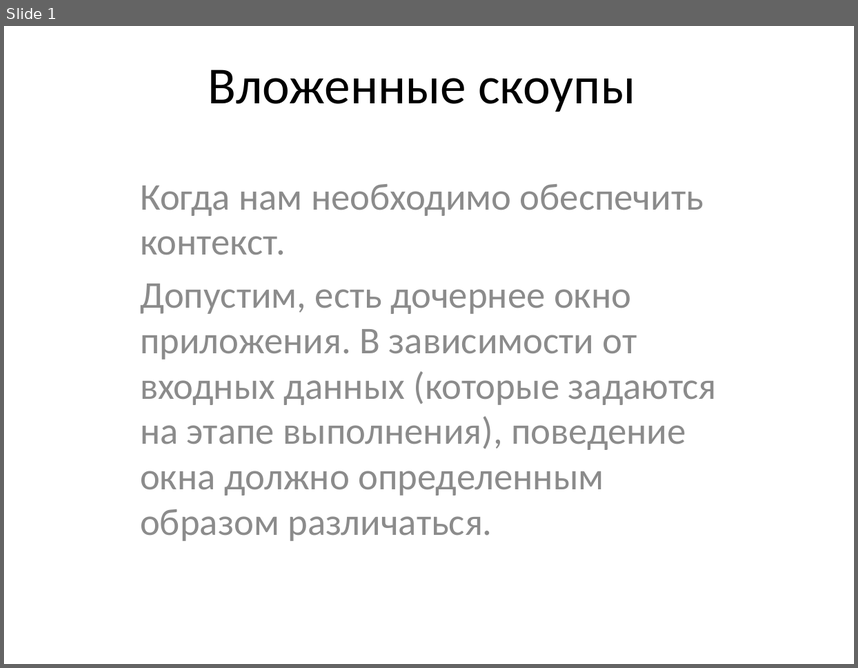
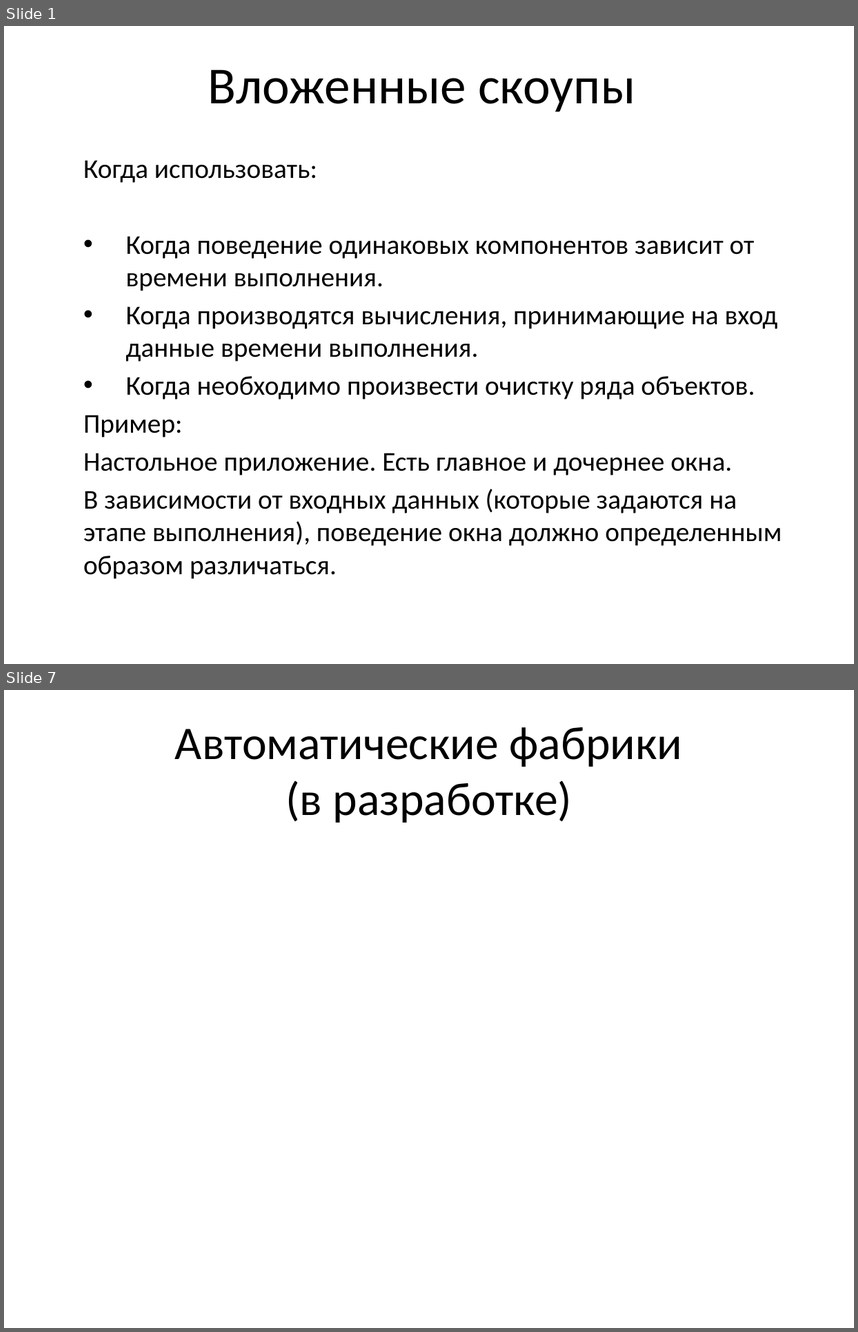
Before and after one commit to efimilya/AutofacPresentation, a slide deck: Slides.pptx. Shown one above the other, each under a label of ours: slide 1 before the commit, slides 1 and 7 after it; the slides between them are not shown. The pictures are 858x668 and 858x1332 pixels, drawn with LibreOffice and Linux fonts; fonts in the diff are those of the drawing. Boxes give left, top, right and bottom in pixels: in the first picture for what was removed or moved away, otherwise in the second. Text is boxed around its words. In the diff, an @@ line names an element or a change of style, - is before the commit and + after.

```diff
--- a/Slides.pptx
+++ b/Slides.pptx
@@ slide 7 added at [4, 690, 854, 1328], background #FFFFFF @@
@@ title added at [175, 727, 683, 822], 39.6 pt, text #000000 @@
+Автоматические фабрики
+(в разработке)
@@ slide 1 changed as well @@
@@ subtitle at [83, 160, 782, 579]: text changed; size 32 to 23 pt; text colour #8C8C8C to #000000 @@
-Когда нам необходимо обеспечить контекст.
-Допустим, есть дочернее окно приложения. В зависимости от входных данных (которые задаются на этапе выполнения), поведение окна должно определенным образом различаться.
+Когда использовать:
+• Когда поведение одинаковых компонентов зависит от времени выполнения.
+• Когда производятся вычисления, принимающие на вход данные времени выполнения.
+• Когда необходимо произвести очистку ряда объектов.
+Пример:
+Настольное приложение. Есть главное и дочернее окна.
+В зависимости от входных данных (которые задаются на этапе выполнения), поведение окна должно определенным образом различаться.
```
Also in this commit, not shown: 2 other slides changed, 5 other slides added.
